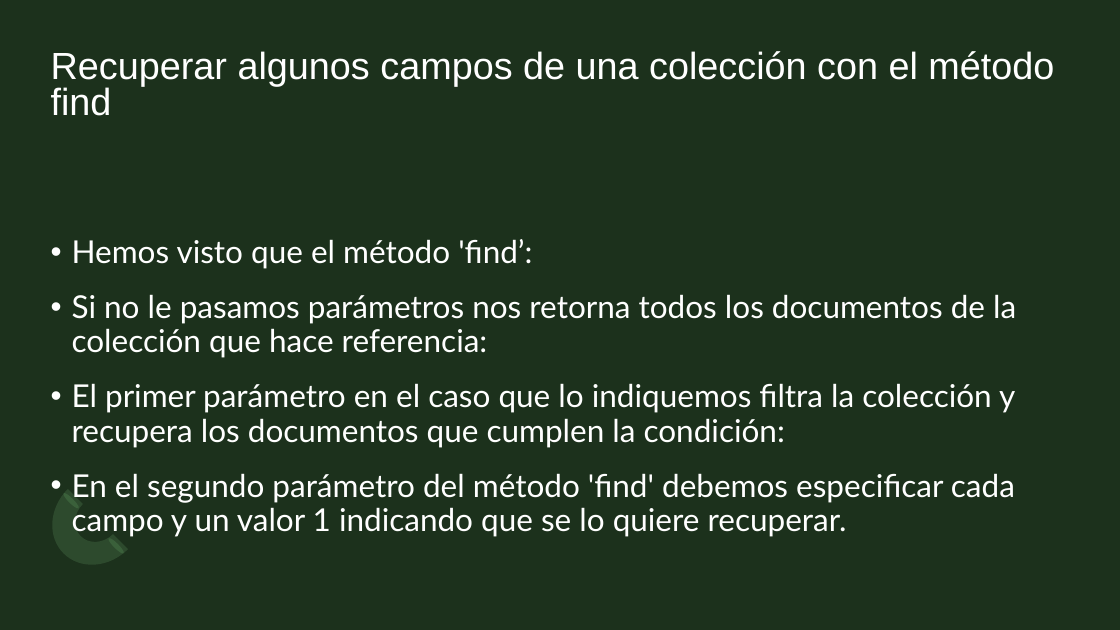
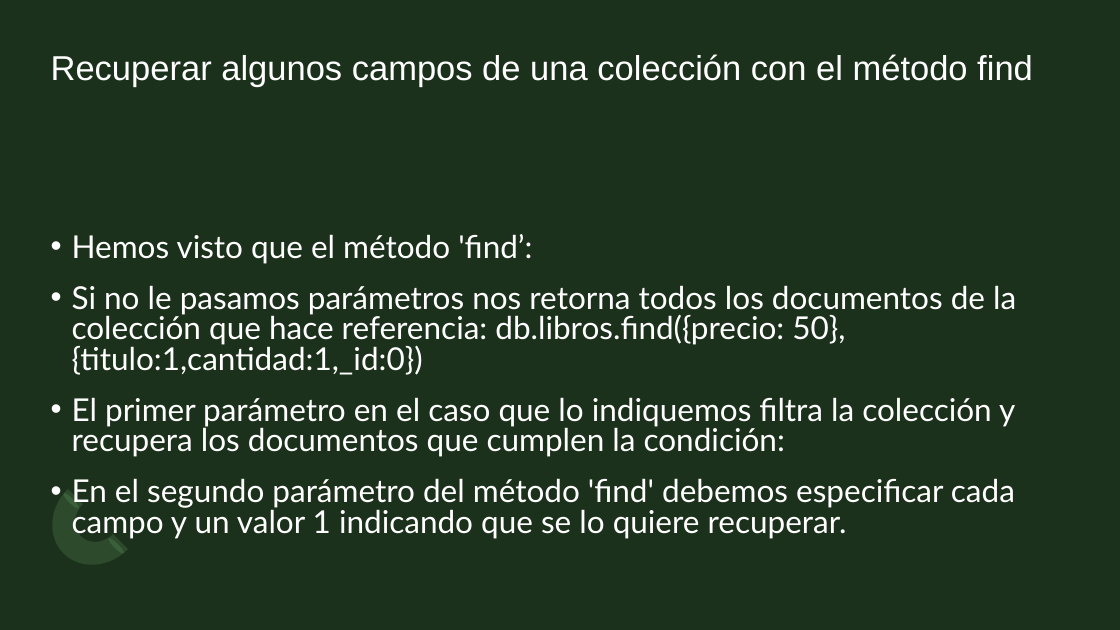
Before and after one commit to jorloicono/AF-BIGDATA-BI, a slide deck: slide 23 of PRESENTACIONES/Mongo DB.odp. Drawn at 1120x630 pixels with LibreOffice and Linux fonts; fonts in the diff are those of the drawing. Boxes give left, top, right and bottom in pixels: in the first picture for what was removed or moved away, otherwise in the second. Text is boxed around its words. In the diff, an @@ line names an element or a change of style, - is before the commit and + after.

```diff
--- a/PRESENTACIONES/Mongo DB.odp
+++ b/PRESENTACIONES/Mongo DB.odp
@@ title "Recuperar algunos campos de una ..." at <box>51,54,1033,87</box>: size 32.4 to 29.6 pt; line spacing 0.8 to 0.9 @@
@@ text at <box>72,234,1015,539</box>: line spacing 0.9 to 0.8 @@
@@ text at <box>72,285,1016,375</box>: text changed @@
-• Si no le pasamos parámetros nos retorna todos los documentos de la colección que hace referencia:
+• Si no le pasamos parámetros nos retorna todos los documentos de la colección que hace referencia: db.libros.find({precio: 50},{titulo:1,cantidad:1,_id:0})
```
Also in this commit, not shown: 2 other slides changed, 3 slides added.
